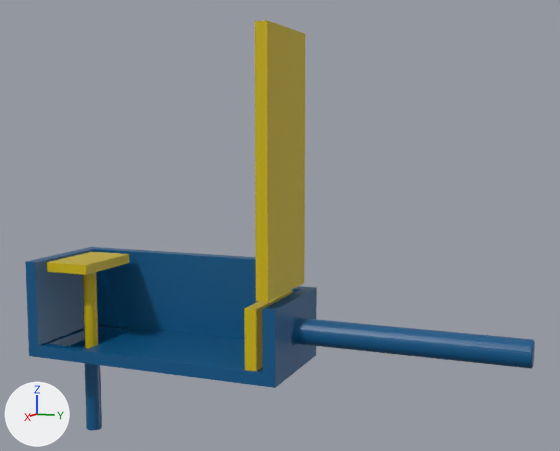
Before and after pictures for a commit that changed the Blender file Blender/HMU-3000.blend.
Before and after are seen from a camera (50 mm lens) standing at (50.3, 29.3, 19.5) and looking at (-0.6, 9.0, 13.1). Every picture has the same lights, and +X, +Y and +Z are marked at lower left.

Before the edit, the objects in view are built like this:
```python
me_cube_002 = bpy.data.meshes.new('Cube.002')
me_cube_002.from_pydata(...)  # 170 vertices, 136 faces; spans x -2.88..2.88, y -1.75..1.75, z -12.3..2.16
me_cube_002.materials.append(mat_material_001)  # yellow #cdb500
me_cube_004 = bpy.data.meshes.new('Cube.004')
me_cube_004.from_pydata(...)  # 170 vertices, 136 faces; spans x -2.41..3.35, y -8.24..-4.73, z -9.41..-2.09
me_cube_004.materials.append(mat_material_001)  # yellow #cdb500
me_cube_008 = bpy.data.meshes.new('Cube.008')
me_cube_008.from_pydata(...)  # a box spanning x -3.5..3.5, y -18.1..0.0, z -0.4..0.4
me_cube_008.materials.append(mat_material_001)  # yellow #cdb500
ob_bale_plate = bpy.data.objects.new('Bale plate', me_cube_004)
ob_bale_plate.location = (0.0, 0.0, 12.08)
ob_lowe_plate = bpy.data.objects.new('Lowe plate', me_cube_002)
ob_lowe_plate.location = (0.47, 10.85, 5.86)
ob_lowe_plate.rotation_euler = (1.571, 0.0, 0.0)  # degrees (90, 0, 0)
ob_lowe_plate.scale = (1.2, 1.2, 1.2)
ob_upper_plate = bpy.data.objects.new('Upper plate', me_cube_008)
ob_upper_plate.location = (0.48, 9.54, 8.55)
ob_upper_plate.rotation_euler = (-1.571, 0.0, 0.0)  # degrees (-90, 0, 0)
# also in view: 'Base' at (0.0, 8.5, 3.2)
```
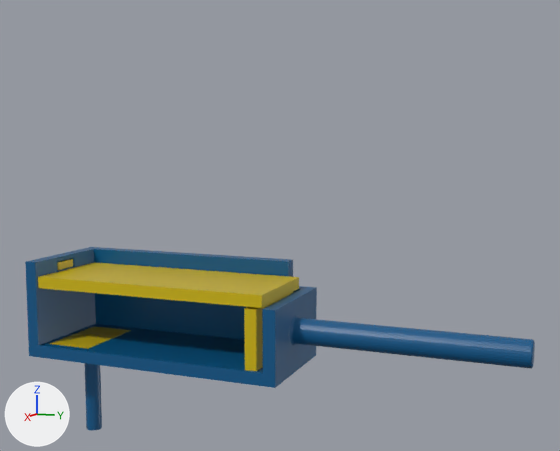
What differs and where, as boxes (x1, y1, x2, y2) in the pictures (560 x 451 px):
```json
{"object": "Upper plate", "change": "turned", "before": [255, 20, 305, 302], "after": [38, 262, 299, 308]}
{"object": "Bale plate", "change": "moved", "before": [47, 252, 129, 349], "after": [50, 326, 131, 349]}
```

Edits to the scene script, one JSON object a line:
```json
{"op": "set", "path": "ob_bale_plate.location", "old": "(0.0, 0.0, 12.08)", "new": "(0.0, 0.0, 5.84)"}
{"op": "set", "path": "ob_upper_plate.rotation_euler", "old": "(-1.571, 0.0, 0.0)", "new": "(0.0, 0.0, 0.0)", "note": "degrees (-90, 0, 0) -> degrees (0, 0, 0)"}
```
